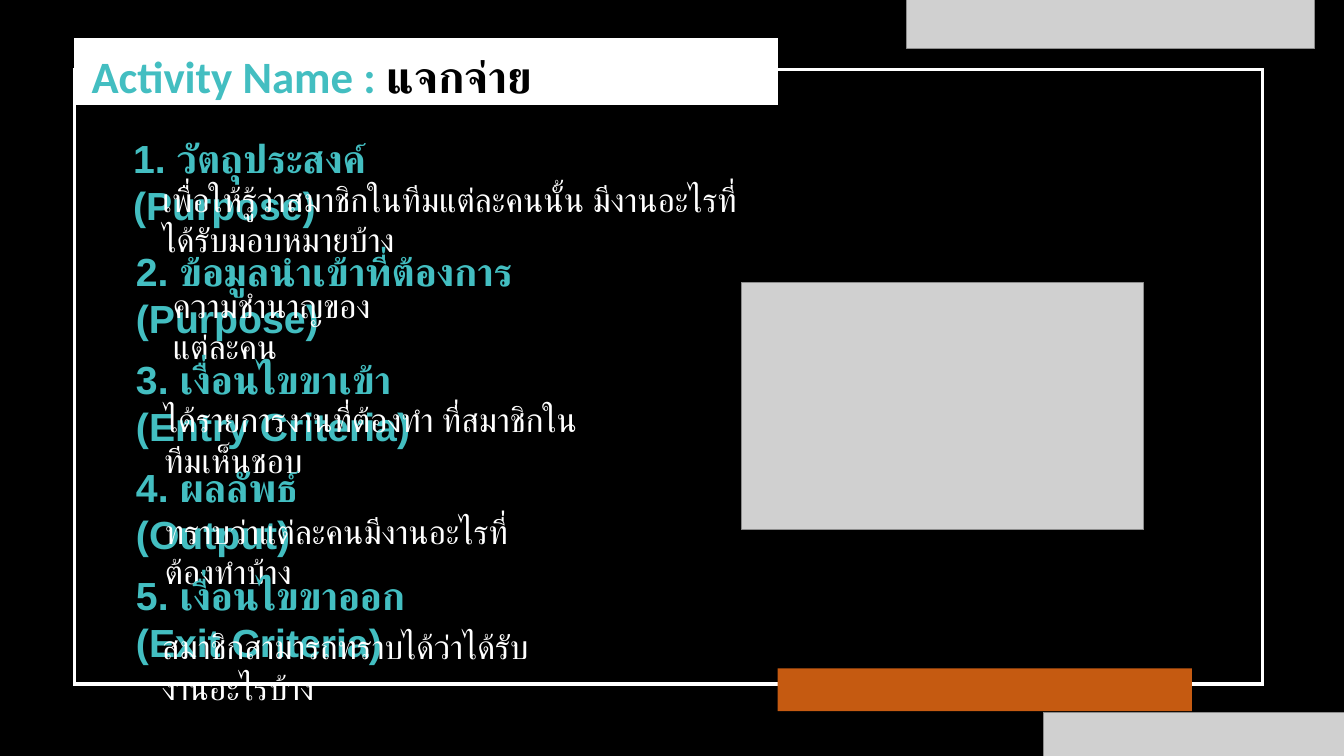
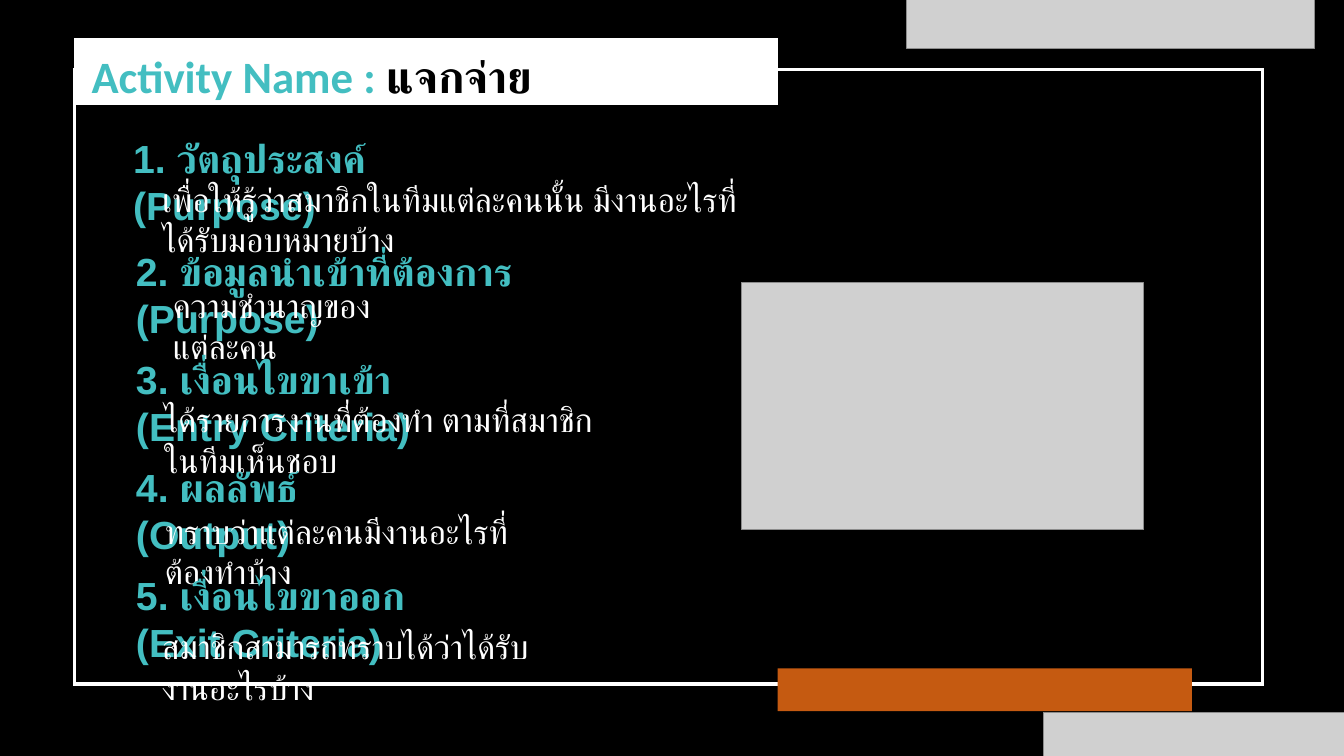
Before and after one commit to wirat0155/team4, a slide deck: slide 5 of แผนกลยุทธ์/V.1.3.1 [2021-07-17] แผนกลยุทธ์การพัฒนาซอฟต์แวร์.pptx. Drawn at 1344x756 pixels with LibreOffice and Linux fonts; fonts in the diff are those of the drawing; grey boxes stand for pictures. Boxes give left, top, right and bottom in pixels: in the first picture for what was removed or moved away, otherwise in the second. Text is boxed around its words. In the diff, an @@ line names an element or a change of style, - is before the commit and + after.

```diff
--- a/แผนกลยุทธ์/V.1.3.1 [2021-07-17] แผนกลยุทธ์การพัฒนาซอฟต์แวร์.pptx
+++ b/แผนกลยุทธ์/V.1.3.1 [2021-07-17] แผนกลยุทธ์การพัฒนาซอฟต์แวร์.pptx
@@ text at box(164, 407, 593, 482): text changed @@
-ได้รายการงานที่ต้องทำ ที่สมาชิกในทีมเห็นชอบ
+ได้รายการงานที่ต้องทำ ตามที่สมาชิกในทีมเห็นชอบ
```
Also in this commit, not shown: 13 other slides changed, 2 other files.
